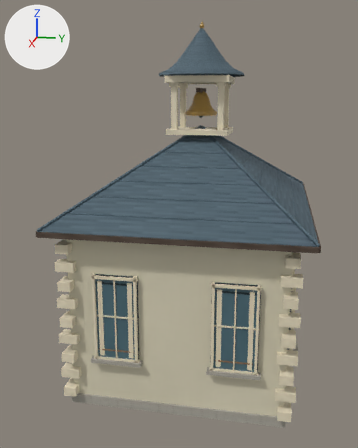
The glTF model public/models/village/school.glb: old version first, new version second.
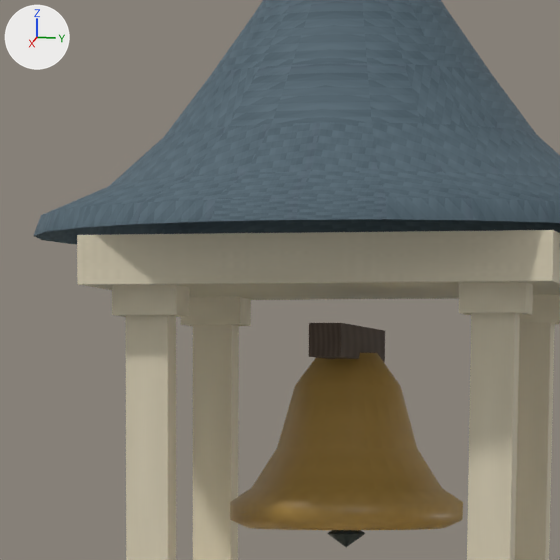
There are two pictures of each version: one whole from a 50 mm lens placed at (19.11, 2.97, 9.95), pointed at (0.44, -0.77, 5.28), one close up on the part from 43% to 64% of the width and 10% to 27% of the height. Every picture has the same lights, and +X, +Y and +Z are marked at upper left. The older version's two pictures come first. Vertices at exactly the same position are counted once.

Names of what the first close-up shows: 'SchoolBody'.
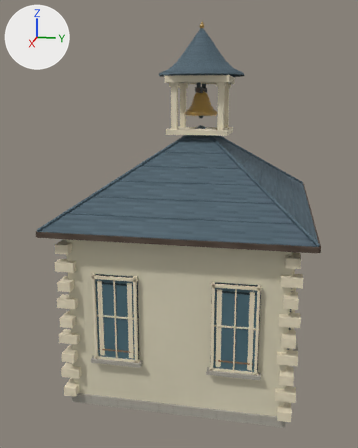
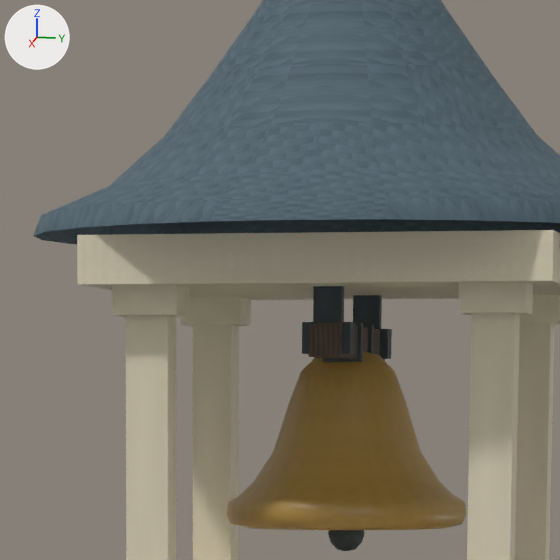
Pixel boxes (x1, y1, x2, y2) of what changed, in the close-ups (560 x 560 px):
```json
{"part": 1, "of": "me_school_mesh", "change": "added", "after": [353, 295, 382, 329]}
{"part": 2, "of": "me_school_mesh", "change": "added", "after": [379, 329, 392, 359]}
{"part": 3, "of": "me_school_mesh", "change": "added", "after": [363, 325, 374, 353], "on screen": "mostly hidden"}
{"part": 4, "of": "me_school_mesh", "change": "added", "after": [313, 286, 344, 322]}
{"part": 5, "of": "me_school_mesh", "change": "added", "after": [302, 322, 355, 354]}
{"part": 6, "of": "me_school_mesh", "change": "added", "after": [323, 323, 363, 362]}
{"part": 7, "of": "me_school_mesh", "change": "built on", "before": [232, 353, 463, 547], "after": [233, 351, 466, 551]}
```

The change, as JSON lines over the scene's bpy script:
```json
{"block": "me_school_mesh", "where": "# used by ob_schoolbody; location = (0.0, 0.0, 0.0)"}
{"op": "remove", "block": "me_school_mesh", "code": "me_school_mesh.from_pydata(...)  # 3040 vertices, 4856 faces; spans x -5.62..5.62, y -4.22..4.22, z 0.0..12.83"}
{"op": "add", "block": "me_school_mesh", "code": "me_school_mesh.from_pydata(...)  # 3398 vertices, 5596 faces; spans x -5.62..5.62, y -4.22..4.22, z 0.0..12.83"}
{"block": "me_school_mesh", "change": "me_school_mesh part 1: a new loose piece, a box spanning x -0.678..-0.603, y -0.07..0.07, z 10.437..10.667, in mat_school_surface"}
{"block": "me_school_mesh", "change": "me_school_mesh part 2: a new loose piece, a box spanning x -0.71..-0.57, y -0.12..0.12, z 10.32..10.47, in mat_school_surface"}
{"block": "me_school_mesh", "change": "me_school_mesh part 3: a new loose piece, a box spanning x -0.213..-0.147, y -0.098..0.098, z 10.287..10.477, in mat_school_surface"}
{"block": "me_school_mesh", "change": "me_school_mesh part 4: a new loose piece, a box spanning x 0.603..0.678, y -0.07..0.07, z 10.437..10.667, in mat_school_surface"}
{"block": "me_school_mesh", "change": "me_school_mesh part 5: a new loose piece, a box spanning x 0.57..0.71, y -0.12..0.12, z 10.32..10.47, in mat_school_surface"}
{"block": "me_school_mesh", "change": "me_school_mesh part 6: a new loose piece, a box spanning x 0.147..0.213, y -0.098..0.098, z 10.287..10.477, in mat_school_surface"}
{"block": "me_school_mesh", "change": "me_school_mesh part 7: 200 vertices moved from x -0.6..0.6, y -0.6..0.6, z 9.5..10.33 to x -0.62..0.62, y -0.62..0.62, z 9.48..10.26; 10 vertices removed from x -0.09..0.09, y -0.09..0.09, z 9.36..9.5; 312 vertices added at x -0.51..0.51, y -0.51..0.51, z 9.34..10.34"}
{"block": "me_school_mesh", "change": "other edits to the shape of me_school_mesh do not show in these pictures"}
```
